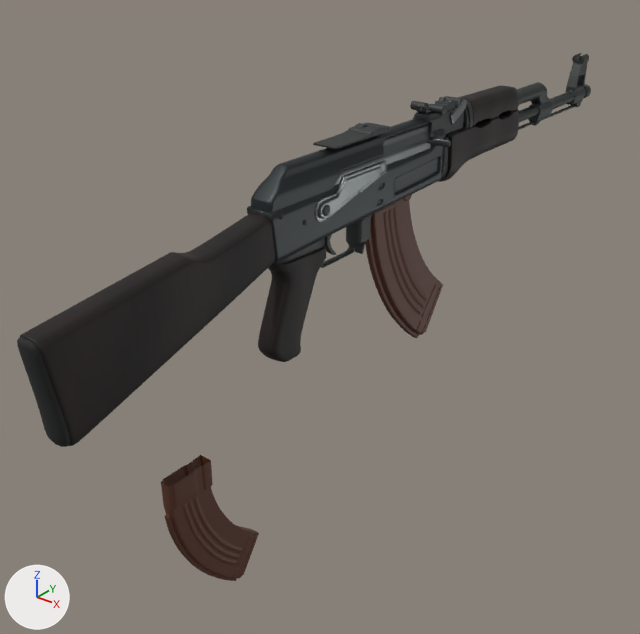
An edit to the glTF model assets/models/steel_tide_ak74/ak47_reloadable_fp.glb, drawn before and after from the same camera.
The view is the same before and after, from a camera (50 mm lens) standing at (0.848, -0.815, 0.453) and looking at (-0.189, 0.481, -0.351). Lighting does not change. The marker at lower left points along +X, +Y and +Z. The older version comes first. Where no turn or scale is listed for an object, it has been applied to the vertices. Vertices at exactly the same position are counted once.

Script lines for the objects in view, before the commit:
```python
ob_frontirongeometry = bpy.data.objects.new('FrontIronGeometry', me_frontironmesh)
ob_frontirongeometry.location = (0.0, 0.0, 0.0)
ob_furnituregeometry = bpy.data.objects.new('FurnitureGeometry', me_furnituregeometrymesh)
ob_furnituregeometry.location = (0.0, 0.0, 0.0)
ob_magazinegeometry = bpy.data.objects.new('MagazineGeometry', me_magazinemesh)
ob_magazinegeometry.parent = ob_magazine
ob_magazinegeometry.location = (0.0, 0.0, 0.0)
ob_opticrailadaptergeometry = bpy.data.objects.new('OpticRailAdapterGeometry', me_opticrailadaptermesh)
ob_opticrailadaptergeometry.location = (0.0, 0.0, 0.0)
ob_receivergeometry = bpy.data.objects.new('ReceiverGeometry', me_receivergeometrymesh)
ob_receivergeometry.location = (0.0, 0.0, 0.0)
ob_sparemagazinegeometry = bpy.data.objects.new('SpareMagazineGeometry', me_magazinemesh)
ob_sparemagazinegeometry.parent = ob_sparemagazine
ob_sparemagazinegeometry.location = (0.0, 0.0, 0.0)
ob_stockbuttpadgeometry = bpy.data.objects.new('StockButtpadGeometry', me_stockbuttpadmesh)
ob_stockbuttpadgeometry.location = (0.0, 0.0, 0.0)
ob_stockwoodgeometry = bpy.data.objects.new('StockWoodGeometry', me_stockwoodmesh)
ob_stockwoodgeometry.location = (0.0, 0.0, 0.0)
ob_weaponbodygeometry = bpy.data.objects.new('WeaponBodyGeometry', me_weaponbodygeometrymesh)
ob_weaponbodygeometry.location = (0.0, 0.0, 0.0)
# also in view: 'ChargingHandleGeometry' at (0.033, 0.398, 0.047); 'BoltHardwareGeometry' at (0.025, 0.428, 0.038)
```
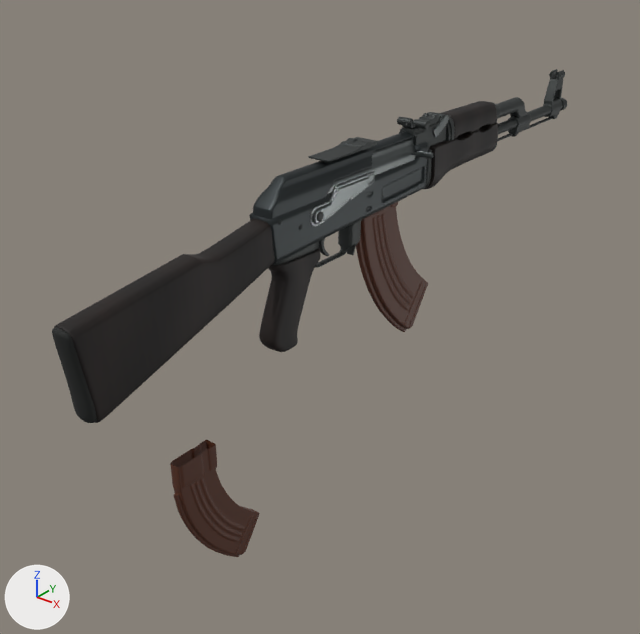
ob_magazine is not drawn itself; it is the parent of ob_magazinegeometry, ob_magazinegrip.
ob_sparemagazine is not drawn itself; it is the parent of ob_sparemagazinegeometry, ob_sparemagazinegrip.

What differs and where, as boxes [x1, y1, x2, y2] in the pictures (640 x 634 px; the box of a moved part takes in the faces that stretch with it):
'StockWoodGeometry', moved, rescaled (13% narrower, 12% shorter)
    before: [20, 213, 275, 446]
    after: [54, 219, 275, 423]
'ReceiverGeometry', moved, rescaled (10% narrower, 9% shorter)
    before: [247, 117, 445, 263]
    after: [249, 131, 428, 264]
'FurnitureGeometry', moved, rescaled (8% narrower, 9% shorter)
    before: [258, 86, 519, 362]
    after: [259, 101, 498, 352]
'SpareMagazineGeometry', moved, rescaled (8% narrower, 7% shorter)
    before: [161, 455, 259, 581]
    after: [170, 440, 260, 557]
'MagazineGeometry', moved, rescaled (8% narrower, 10% shorter)
    before: [365, 194, 443, 338]
    after: [356, 202, 428, 332]
'WeaponBodyGeometry', moved, rescaled (7% narrower, 8% shorter)
    before: [273, 82, 591, 268]
    after: [272, 97, 567, 268]
'StockButtpadGeometry', moved, rescaled (16% narrower, 13% shorter)
    before: [17, 337, 71, 447]
    after: [52, 327, 97, 423]
'ChargingHandleGeometry', moved
    before: [335, 124, 451, 185]
    after: [328, 138, 433, 194]
'OpticRailAdapterGeometry', moved, rescaled (12% narrower, 7% shorter)
    before: [313, 122, 390, 149]
    after: [309, 137, 377, 162]
'FrontIronGeometry', moved, rescaled (8% narrower)
    before: [566, 53, 589, 88]
    after: [544, 69, 565, 102]
part 3 of me_magazinemesh, moved or reshaped
    before: [161, 194, 443, 581]
    after: [170, 202, 428, 557]

The change, as a list of edits to the scene's bpy script:
```text
Change me_frontironmesh:
    remove me_frontironmesh.from_pydata(...)  # 2016 vertices, 3984 faces; spans x -0.0142..0.0142, y 1.1729..1.2245, z 0.034..0.1046
    add me_frontironmesh.from_pydata(...)  # 2016 vertices, 3984 faces; spans x -0.0127..0.0127, y 1.0573..1.1032, z 0.0222..0.085
    me_frontironmesh part 1: the whole mesh is scaled about its middle by 0.89, then moved by (0.0, -0.1185, -0.0157)
Change me_furnituregeometrymesh:
    remove me_furnituregeometrymesh.from_pydata(...)  # 7526 vertices, 15040 faces; spans x -0.035..0.034, y 0.102..0.856, z -0.243..0.092
    add me_furnituregeometrymesh.from_pydata(...)  # 7526 vertices, 15040 faces; spans x -0.031..0.03, y 0.104..0.775, z -0.224..0.074
    me_furnituregeometrymesh part 2: the whole mesh is scaled about its middle by 0.89, then moved by (0.0, -0.039, 0.0)
Change me_magazinemesh:
    used by ob_magazinegeometry; parent = ob_magazine; location = (0.0, 0.0, 0.0)
    remove me_magazinemesh.from_pydata(...)  # 8813 vertices, 17528 faces; spans x -0.015..0.015, y -0.062..0.197, z -0.373..0.001
    add me_magazinemesh.from_pydata(...)  # 8813 vertices, 17528 faces; spans x -0.014..0.014, y -0.055..0.176, z -0.332..0.001
    me_magazinemesh part 3: the whole mesh is scaled about the mesh origin by 0.89
Change me_opticrailadaptermesh:
    remove me_opticrailadaptermesh.from_pydata(...)  # 1692 vertices, 3380 faces; spans x -0.024..0.0227, y 0.2552..0.4017, z 0.0863..0.0977
    add me_opticrailadaptermesh.from_pydata(...)  # 1692 vertices, 3380 faces; spans x -0.0213..0.0202, y 0.2406..0.3709, z 0.0687..0.0789
    me_opticrailadaptermesh part 4: the whole mesh is scaled about its middle by 0.89, then moved by (0.0001, -0.0227, -0.0182)
Change me_receivergeometrymesh:
    remove me_receivergeometrymesh.from_pydata(...)  # 6080 vertices, 12152 faces; spans x -0.025..0.023, y 0.101..0.578, z -0.06..0.082
    add me_receivergeometrymesh.from_pydata(...)  # 6080 vertices, 12152 faces; spans x -0.022..0.021, y 0.103..0.527, z -0.061..0.065
    me_receivergeometrymesh part 5: the whole mesh is scaled about its middle by 0.89, then moved by (0.0, -0.024, -0.009)
Change me_stockbuttpadmesh:
    remove me_stockbuttpadmesh.from_pydata(...)  # 170 vertices, 336 faces; spans x -0.022..0.021, y -0.313..-0.276, z -0.186..-0.025
    add me_stockbuttpadmesh.from_pydata(...)  # 170 vertices, 336 faces; spans x -0.02..0.018, y -0.265..-0.233, z -0.174..-0.03
    me_stockbuttpadmesh part 6: the whole mesh is scaled about its middle by 0.89, then moved by (0.0, 0.046, 0.004)
Change me_stockwoodmesh:
    remove me_stockwoodmesh.from_pydata(...)  # 722 vertices, 1440 faces; spans x -0.023..0.022, y -0.306..0.114, z -0.188..0.018
    add me_stockwoodmesh.from_pydata(...)  # 722 vertices, 1440 faces; spans x -0.021..0.019, y -0.259..0.115, z -0.175..0.008
    me_stockwoodmesh part 7: the whole mesh is scaled about its middle by 0.89, then moved by (0.0, 0.024, 0.001)
Change me_weaponbodygeometrymesh:
    remove me_weaponbodygeometrymesh.from_pydata(...)  # 13103 vertices, 26068 faces; spans x -0.034..0.034, y 0.118..1.26, z -0.122..0.103
    add me_weaponbodygeometrymesh.from_pydata(...)  # 13103 vertices, 26068 faces; spans x -0.03..0.03, y 0.119..1.135, z -0.117..0.084
    me_weaponbodygeometrymesh part 8: the whole mesh is scaled about its middle by 0.89, then moved by (0.0, -0.062, -0.007)
Change ob_charginghandlegeometry:
    ob_charginghandlegeometry.location: (0.037, 0.531, 0.044) -> (0.033, 0.486, 0.031)
Change ob_magazine:
    ob_magazine.location: (0.0, 0.431, 0.0068) -> (0.0, 0.397, -0.00199)
Change ob_sparemagazine:
    ob_sparemagazine.location: (-0.3, 0.18, -0.62) -> (-0.267, 0.174, -0.56)
```
